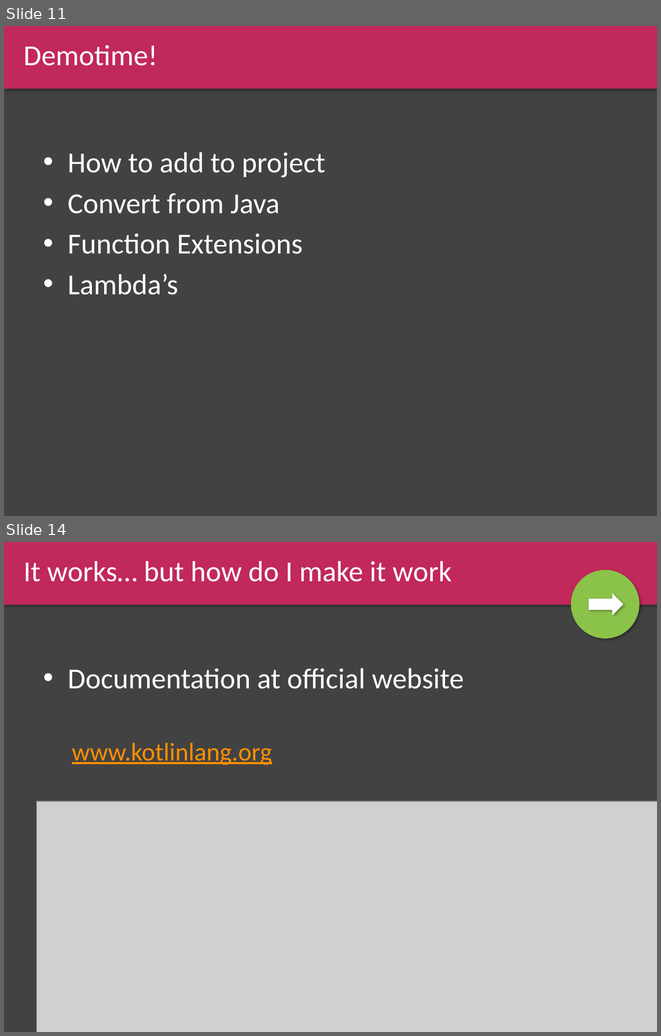
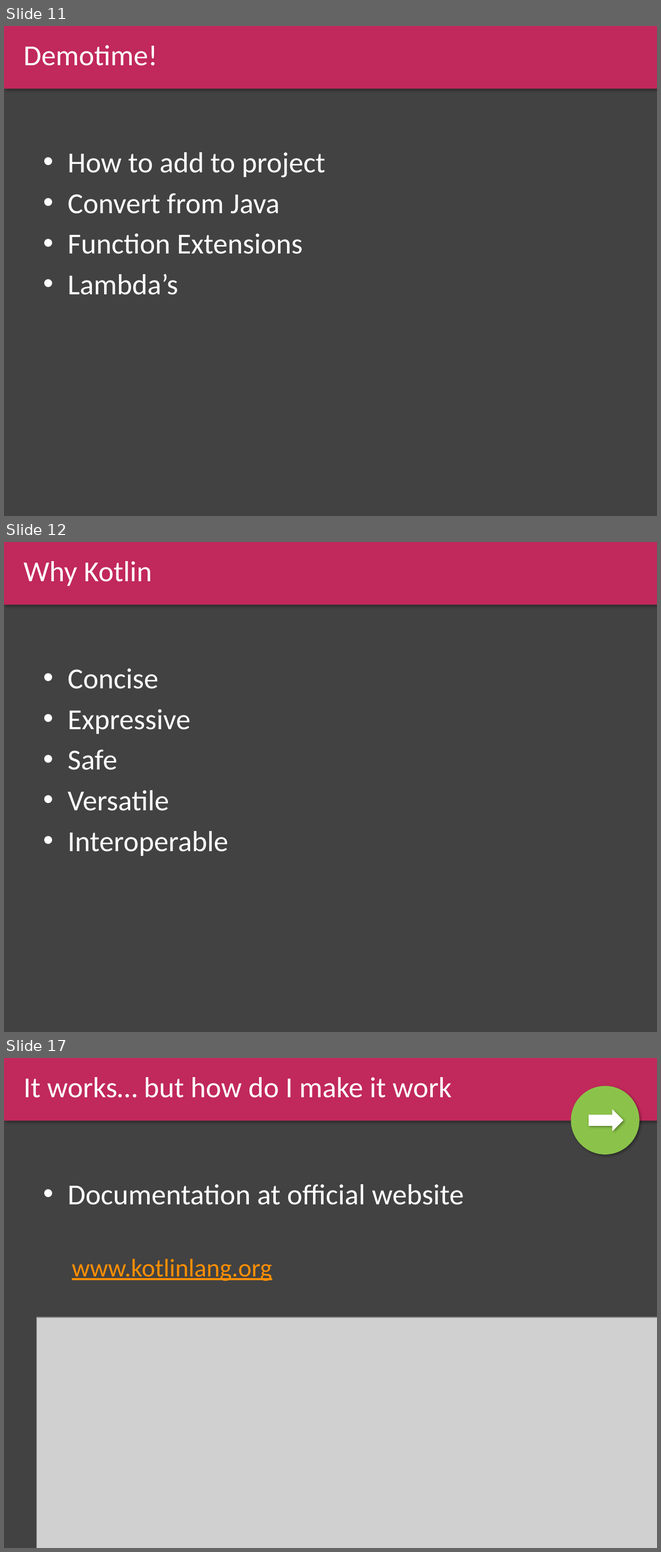
Before and after one commit to Endran/KotlinExample, a slide deck: Kotlin.pptx. Shown one above the other, each under a label of ours: slides 11 and 14 before the commit, slides 11, 12 and 17 after it; the slides between them are not shown. The pictures are 661x1036 and 661x1552 pixels, drawn with LibreOffice and Linux fonts; fonts in the diff are those of the drawing; grey boxes stand for pictures. Boxes give left, top, right and bottom in pixels: in the first picture for what was removed or moved away, otherwise in the second. Text is boxed around its words. In the diff, an @@ line names an element or a change of style, - is before the commit and + after.

```diff
--- a/Kotlin.pptx
+++ b/Kotlin.pptx
@@ slide 12 added at box(4, 542, 657, 1032), background #424242 @@
@@ rectangle added at box(4, 542, 657, 605), fill #C1285B, 32 pt, text #FFFFFF @@
+Why Kotlin
@@ text added at box(68, 668, 228, 856), 32 pt, text #FFFFFF @@
+• Concise
+• Expressive
+• Safe
+• Versatile
+• Interoperable
@@ what was slide 14 is now slide 17 @@
```
Also in this commit, not shown: 4 slides changed, 3 other slides added.
